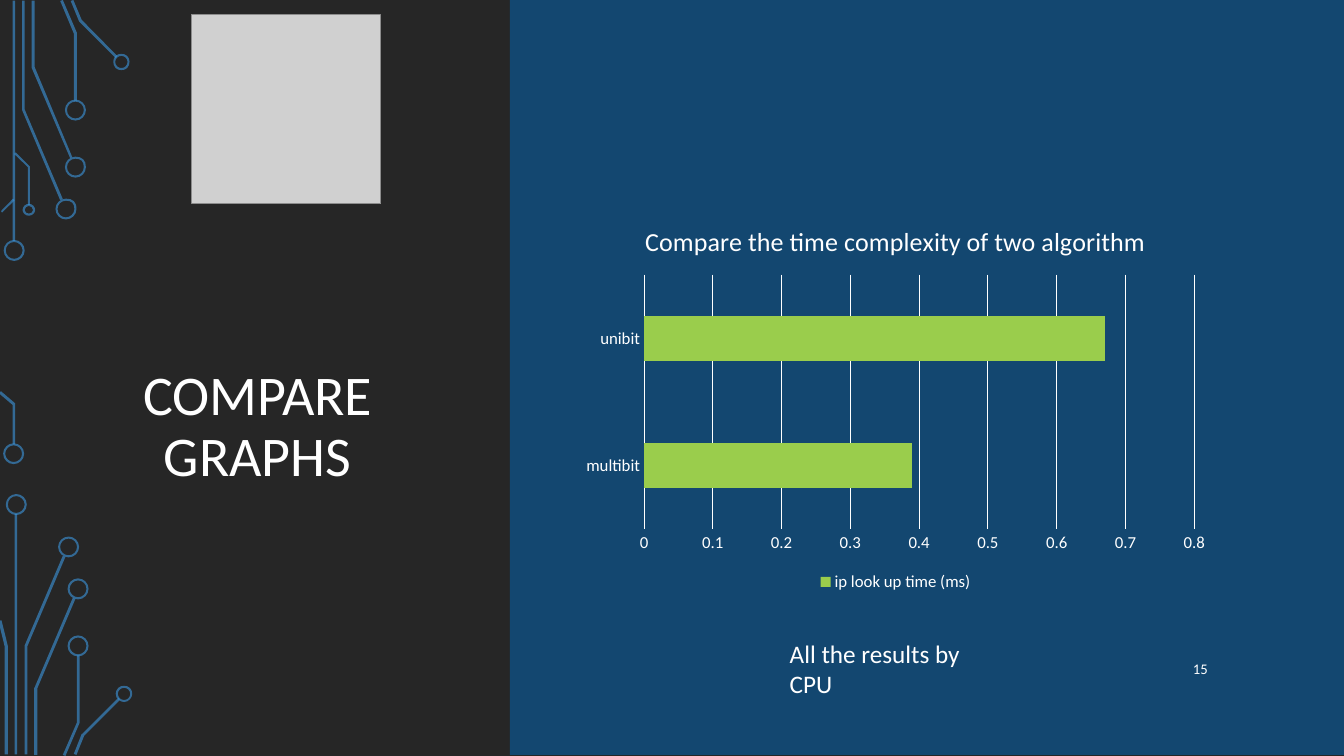
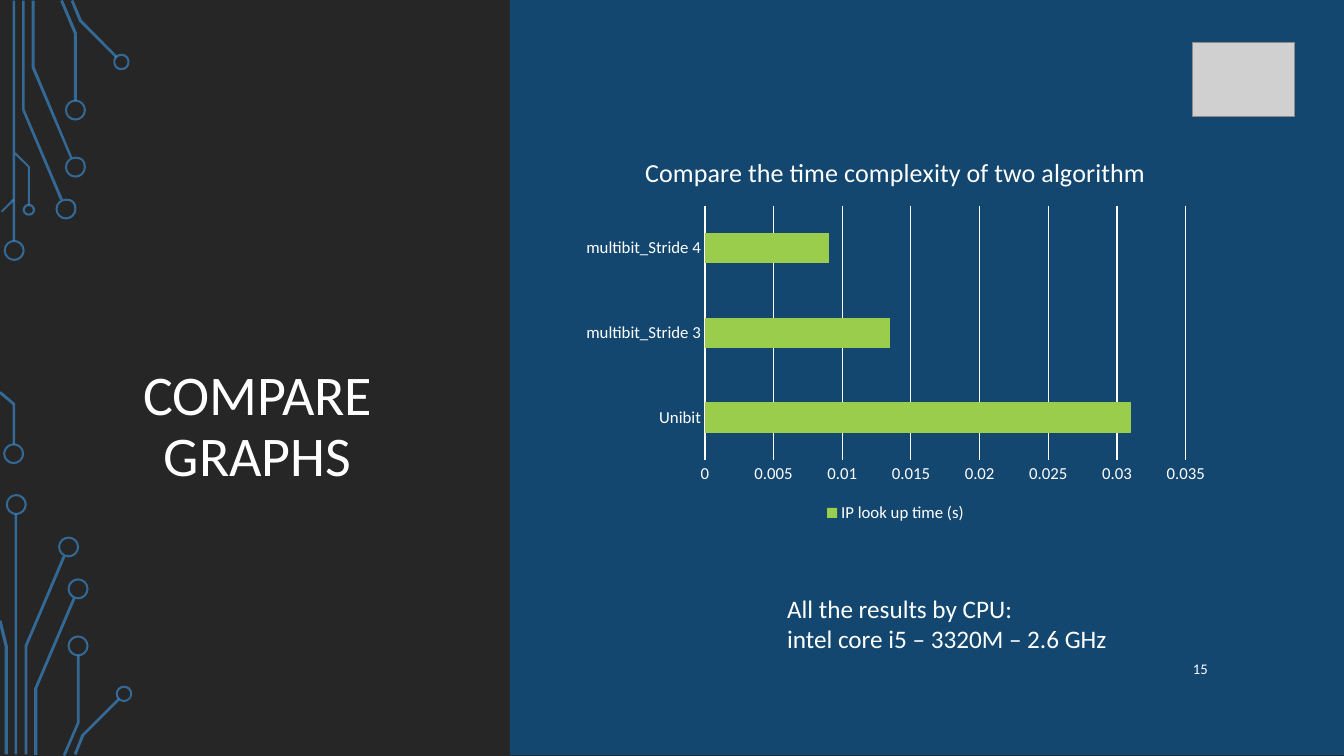
Before and after one commit to ataeiamirhosein/NetFuncVirt, a slide deck: slide 15 of present/Ip_lookup_algorithms.pptx. Drawn at 1344x756 pixels with LibreOffice and Linux fonts; fonts in the diff are those of the drawing; grey boxes stand for pictures; background and template pictures are left out. Boxes give left, top, right and bottom in pixels: in the first picture for what was removed or moved away, otherwise in the second. Text is boxed around its words. In the diff, an @@ line names an element or a change of style, - is before the commit and + after.

```diff
--- a/present/Ip_lookup_algorithms.pptx
+++ b/present/Ip_lookup_algorithms.pptx
@@ picture removed at box(192, 15, 381, 205) @@
@@ picture added at box(1193, 42, 1295, 117) @@
@@ bar chart at box(574, 136, 1218, 526) @@
-categories: multibit, unibit
+categories: Unibit, multibit_Stride 3, multibit_Stride 4
-ip look up time (ms): 0.39, 0.67
+IP look up time (s): 0.031, 0.013, 0.009
@@ bar chart: place and size @@
-bar chart at box(574, 206, 1218, 596)
+bar chart at box(574, 136, 1218, 526)
@@ text at box(787, 600, 1107, 648): text changed @@
-All the results by CPU
+All the results by CPU:
+intel core i5 – 3320M – 2.6 GHz
```
Also in this commit, not shown: 16 other slides changed, 2 slides added.
